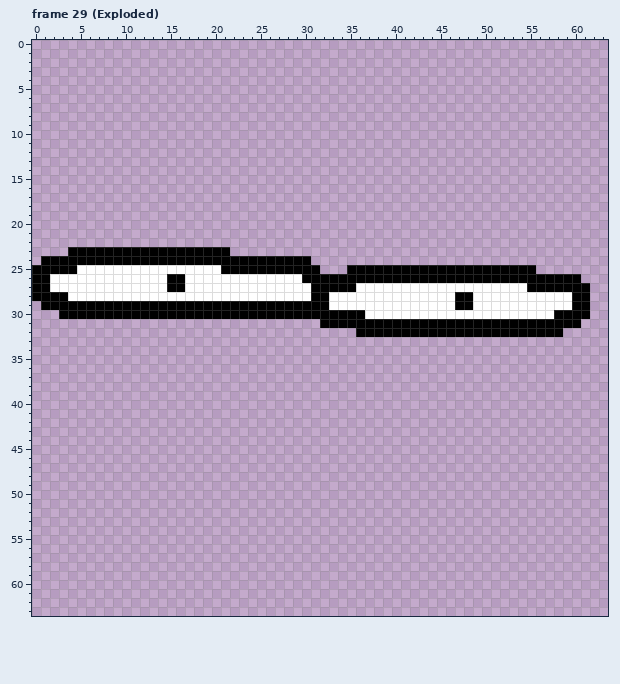
Two versions of one pixel-art file, BuildsVsBlocksAsepriteFiles/BuildsVsBlocksFacesAndStuff.aseprite. That is the earlier state.
64x64 pixels, 91 frames. Colours within 5 levels of each other are drawn and written as one. Shown: frame 29 (Exploded). The commit also changed other frames, which this record leaves out.
After:
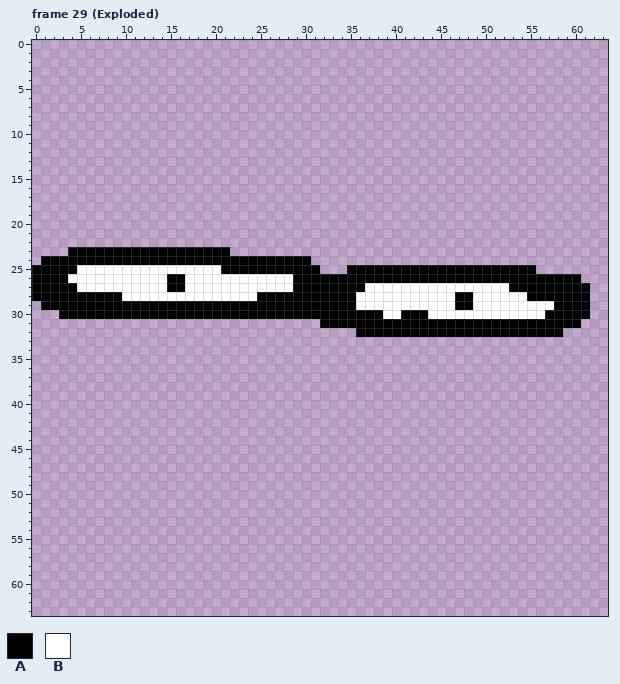
Palette (. is transparent): A #000000  B #ffffff
Difference:
Frame 29 (Exploded), layer "Face":
Colour A replaces colour B in row 26 at x 2 to 3 and 29; in row 27 at x 2 to 4, 29 to 30, 36 and 53 to 54; in row 28 at x 4 to 9, 25 to 30, 33 to 35 and 55 to 59; in row 29 at x 33 to 35 and 58 to 59; in row 30 at x 37 to 38, 41 to 43 and 57.
Pixel boxes of the changes (left, top, right, bottom) in both pictures:
changed: (50, 274, 122, 301)
changed: (257, 274, 428, 319)
changed: (509, 283, 572, 319)
